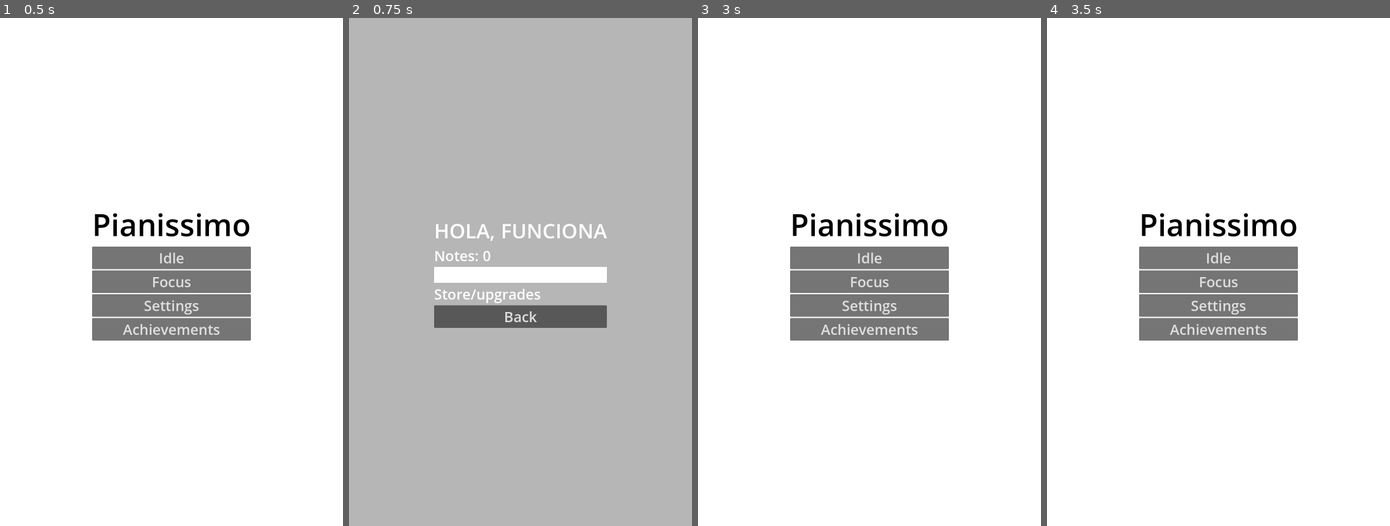
Above: before the commit, frames 1-4 (left to right).
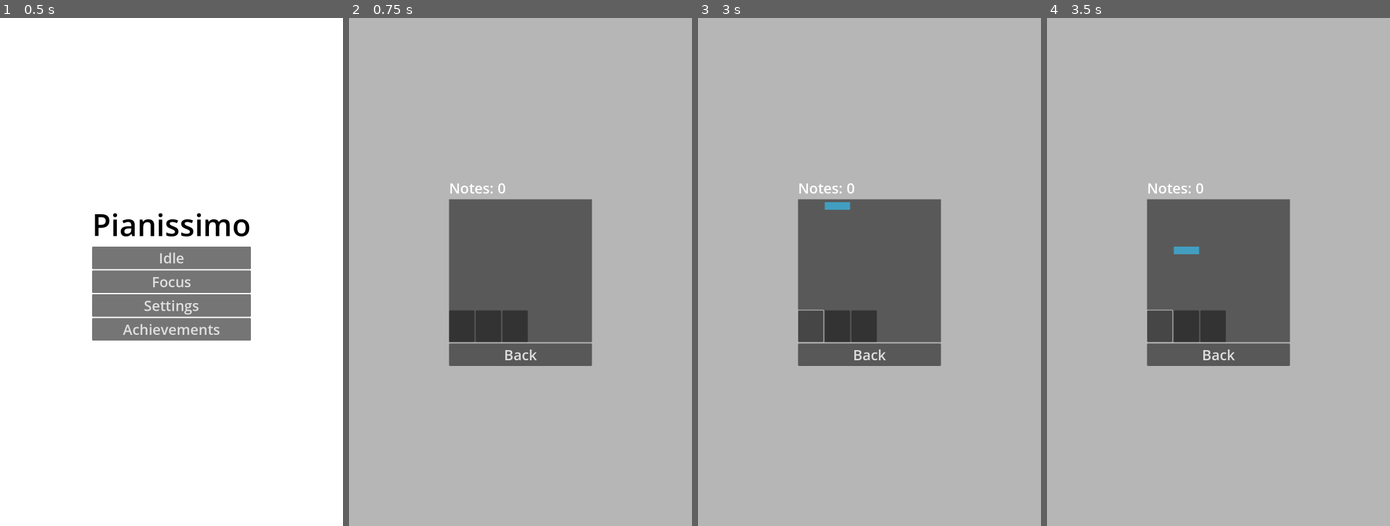
Above: after the commit, the same moments.

Repository: solsolet/MemoriaTFM
Game: Godot game, scene res://scenes/home/home.tscn
The game is run twice, just before and just after one commit, with the same random seed, the same clock (stepped at 60 frames per second) and the same inputs.
Inputs (mouse positions are in pixels of both pictures, inside the frame that each line leads up to):
- Up to frame 1 (0.5 s): no input
- Up to frame 2 (0.75 s): click "Idle" at 0.5 s
- Up to frame 3 (3 s): click "Back" at 1.25 s; click "Idle" at 2 s; click (811, 327) at 2.77 s
- Up to frame 4 (3.5 s): no input

Frame 1 is identical in both runs. In frame 2, 14% of the frame differs, in the area x 24-76%, y 32-69%; in frame 3, 100%, in the area x 0-100%, y 0-100%; in frame 4, 100%.

Commit message:
add: caiguda notes + teclat botons simple

Diff:
--- a/pianissimo/scenes/game/game.gd
+++ b/pianissimo/scenes/game/game.gd
@@ -1,9 +1,93 @@
 extends Control
 
+const NOTE_SCENE = preload("res://scenes/note/note.tscn")
+
 @onready var notes_label: Label = $VBoxContainer/NotesLabel
+@onready var game_area: Control = $VBoxContainer/GameArea
+@onready var hit_line: ColorRect = $VBoxContainer/GameArea/HitLine
+@onready var key_buttons: Array[Button] = [
+	$VBoxContainer/GameArea/KeyRow/Key0,
+	$VBoxContainer/GameArea/KeyRow/Key1,
+	$VBoxContainer/GameArea/KeyRow/Key2,
+]
+
+var notes_value: int = 0
+var active_notes: Array[Note] = []
+var spawn_timer: Timer
 
 func _ready() -> void:
 	notes_label.text = "Notes: 0"
 
-func _on_back_button_pressed() -> void:
-	get_tree().change_scene_to_file("res://scenes/home/home.tscn")
+	spawn_timer = Timer.new()
+	spawn_timer.wait_time = 0.8
+	spawn_timer.autostart = true
+	spawn_timer.timeout.connect(_on_spawn_timer_timeout)
+	add_child(spawn_timer)
+
+func _on_spawn_timer_timeout() -> void:
+	var lane = randi() % key_buttons.size()
+	spawn_note(lane)
+
+func spawn_note(lane_index: int) -> void:
+	var note = NOTE_SCENE.instantiate() as Note
+	note.lane = lane_index
+
+	var key_button = key_buttons[lane_index]
+	var note_width = 80
+	var note_height = 24
+
+	note.size = Vector2(note_width, note_height)
+
+	var x_position = key_button.position.x + (key_button.size.x * 0.5) - (note.size.x * 0.5)
+	note.position = Vector2(x_position, -note.size.y)
+
+	game_area.add_child(note)
+	active_notes.append(note)
+
+func _process(delta: float) -> void:
+	for i in range(active_notes.size() - 1, -1, -1):
+		var note = active_notes[i]
+
+		note.position.y += note.speed * delta
+
+		if note.position.y >= hit_line.position.y - note.size.y:
+			active_notes.remove_at(i)
+			note.queue_free()
+
+func _on_key_0_pressed() -> void:
+	handle_key_input(0)
+
+func _on_key_1_pressed() -> void:
+	handle_key_input(1)
+
+func _on_key_2_pressed() -> void:
+	handle_key_input(2)
+
+func handle_key_input(lane_index: int) -> void:
+	var best_note: Note = null
+	var best_distance: float = INF
+
+	for note in active_notes:
+		if note.lane != lane_index:
+			continue
+
+		var distance = abs(note.position.y - hit_line.position.y)
+		if distance < best_distance:
+			best_distance = distance
+			best_note = note
+
+	if best_note == null:
+		return
+
+	if best_distance <= 40.0:
+		notes_value += 2
+		notes_label.text = "Notes: %d" % notes_value
+	elif best_distance <= 90.0:
+		notes_value += 1
+		notes_label.text = "Notes: %d" % notes_value
+
+	active_notes.erase(best_note)
+	best_note.queue_free()
+
+func _on_btn_back_pressed() -> void:
+	get_tree().change_scene_to_file("res://scenes/home/Home.tscn")
--- a/pianissimo/scenes/game/game.tscn
+++ b/pianissimo/scenes/game/game.tscn
@@ -2,7 +2,7 @@
 
 [ext_resource type="Script" uid="uid://c3mwxe5vw21ye" path="res://scenes/game/game.gd" id="1_sul5r"]
 
-[node name="Control" type="Control"]
+[node name="Game" type="Control"]
 layout_mode = 3
 anchors_preset = 15
 anchor_right = 1.0
@@ -21,25 +21,19 @@
 color = Color(0.7121294, 0.7121294, 0.71212935, 1)
 
 [node name="VBoxContainer" type="VBoxContainer" parent="."]
+custom_minimum_size = Vector2(50, 50)
 layout_mode = 1
 anchors_preset = 8
 anchor_left = 0.5
 anchor_top = 0.5
 anchor_right = 0.5
 anchor_bottom = 0.5
-offset_left = -272.0
-offset_top = -175.5
-offset_right = 272.0
-offset_bottom = 175.5
+offset_left = -164.5
+offset_top = -91.0
+offset_right = 164.5
+offset_bottom = 91.0
 grow_horizontal = 2
 grow_vertical = 2
-
-[node name="TitleLabel" type="Label" parent="VBoxContainer"]
-layout_mode = 2
-theme_override_font_sizes/font_size = 64
-text = "HOLA, FUNCIONA"
-horizontal_alignment = 1
-vertical_alignment = 1
 
 [node name="NotesLabel" type="Label" parent="VBoxContainer"]
 auto_translate_mode = 1
@@ -47,15 +41,51 @@
 theme_override_font_sizes/font_size = 45
 text = "GAME_NOTES"
 
-[node name="ColorRect" type="ColorRect" parent="VBoxContainer"]
+[node name="GameArea" type="Control" parent="VBoxContainer"]
+custom_minimum_size = Vector2(450, 450)
+layout_mode = 2
+
+[node name="GameBackground" type="ColorRect" parent="VBoxContainer/GameArea"]
 custom_minimum_size = Vector2(20, 50)
+layout_mode = 1
+anchors_preset = 15
+anchor_right = 1.0
+anchor_bottom = 1.0
+grow_horizontal = 2
+grow_vertical = 2
+size_flags_vertical = 3
+color = Color(0.34781694, 0.34781697, 0.3478169, 1)
+
+[node name="HitLine" type="ColorRect" parent="VBoxContainer/GameArea"]
+layout_mode = 1
+anchors_preset = 12
+anchor_top = 1.0
+anchor_right = 1.0
+anchor_bottom = 1.0
+grow_horizontal = 2
+grow_vertical = 0
+
+[node name="KeyRow" type="HBoxContainer" parent="VBoxContainer/GameArea"]
+layout_mode = 1
+anchors_preset = 12
+anchor_top = 1.0
+anchor_right = 1.0
+anchor_bottom = 1.0
+offset_top = -8.0
+grow_horizontal = 2
+grow_vertical = 0
+
+[node name="Key0" type="Button" parent="VBoxContainer/GameArea/KeyRow"]
+custom_minimum_size = Vector2(80, 100)
 layout_mode = 2
-size_flags_vertical = 3
 
-[node name="Label" type="Label" parent="VBoxContainer"]
+[node name="Key1" type="Button" parent="VBoxContainer/GameArea/KeyRow"]
+custom_minimum_size = Vector2(80, 0)
 layout_mode = 2
-theme_override_font_sizes/font_size = 45
-text = "Store/upgrades"
+
+[node name="Key2" type="Button" parent="VBoxContainer/GameArea/KeyRow"]
+custom_minimum_size = Vector2(80, 0)
+layout_mode = 2
 
 [node name="BackButton" type="Button" parent="VBoxContainer"]
 auto_translate_mode = 1
@@ -63,4 +93,7 @@
 theme_override_font_sizes/font_size = 45
 text = "BACK_BUTTON"
 
-[connection signal="pressed" from="VBoxContainer/BackButton" to="." method="_on_back_button_pressed"]
+[connection signal="pressed" from="VBoxContainer/GameArea/KeyRow/Key0" to="." method="_on_key_0_pressed"]
+[connection signal="pressed" from="VBoxContainer/GameArea/KeyRow/Key1" to="." method="_on_key_1_pressed"]
+[connection signal="pressed" from="VBoxContainer/GameArea/KeyRow/Key2" to="." method="_on_key_2_pressed"]
+[connection signal="pressed" from="VBoxContainer/BackButton" to="." method="_on_btn_back_pressed"]
--- /dev/null
+++ b/pianissimo/scenes/note/note.gd
@@ -0,0 +1,5 @@
+extends Control
+class_name Note
+
+var lane: int = 0
+var speed: float = 280.0
--- /dev/null
+++ b/pianissimo/scenes/note/note.tscn
@@ -0,0 +1,18 @@
+[gd_scene load_steps=2 format=3 uid="uid://bwh50iqyfnlp4"]
+
+[ext_resource type="Script" uid="uid://c2h4ydjbpb2ex" path="res://scenes/note/note.gd" id="1_wbc10"]
+
+[node name="Note" type="Control"]
+custom_minimum_size = Vector2(80, 24)
+layout_mode = 3
+anchors_preset = 0
+offset_right = 80.0
+offset_bottom = 24.0
+script = ExtResource("1_wbc10")
+
+[node name="ColorRect" type="ColorRect" parent="."]
+custom_minimum_size = Vector2(80, 24)
+layout_mode = 0
+offset_right = 80.0
+offset_bottom = 24.0
+color = Color(0.25882354, 0.61960787, 0.7529412, 1)
Binary file changed: pianissimo/assets/i18n/translations.ca.translation
Binary file changed: pianissimo/assets/i18n/translations.en.translation
Binary file changed: pianissimo/assets/i18n/translations.es.translation
Not shown, added: pianissimo/scenes/note/note.gd.uid
